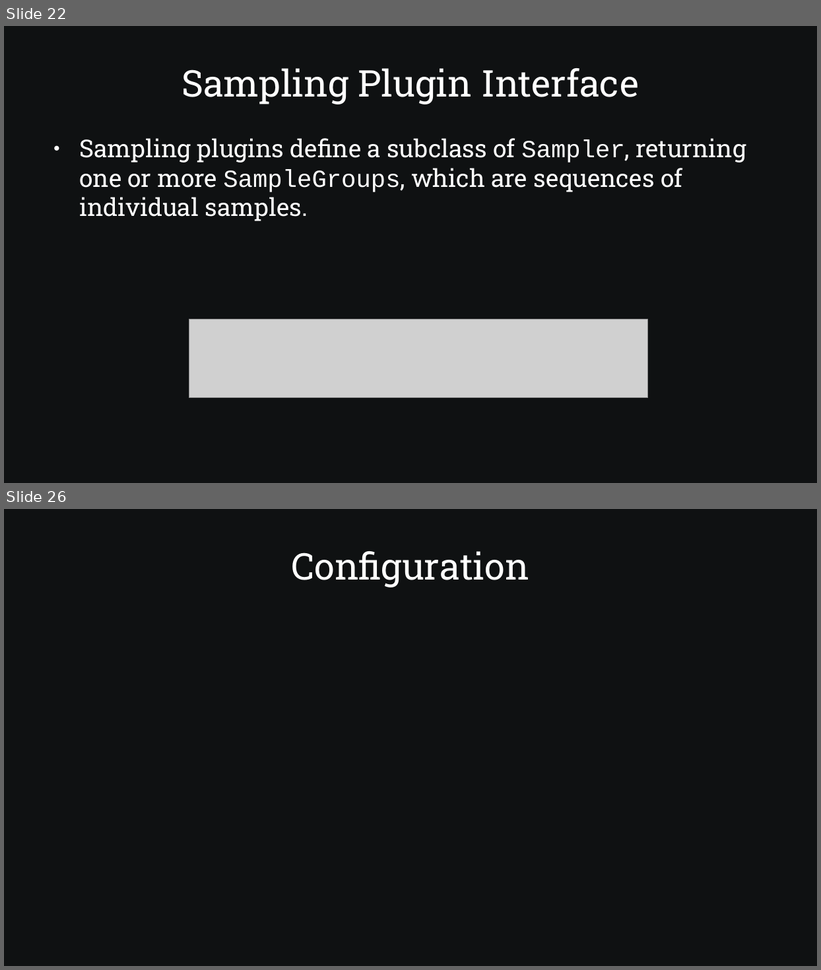
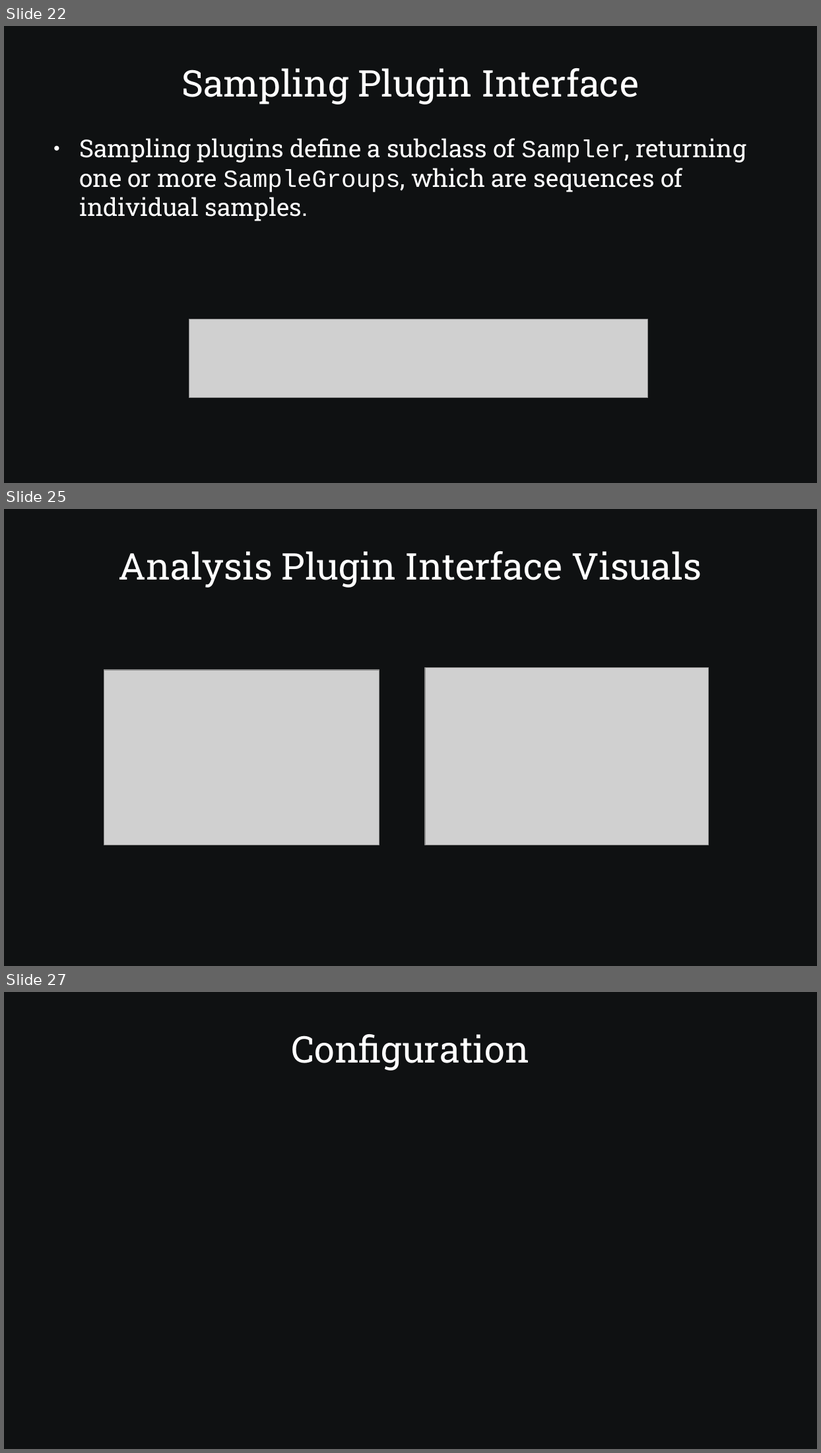
Before and after one commit to SamAllen06/lake_temp_work, a slide deck: documentation/for_collaborators/TestingSoftwareOverview.odp. Shown one above the other, each under a label of ours: slides 22 and 26 before the commit, slides 22, 25 and 27 after it; the slides between them are not shown. The pictures are 821x970 and 821x1453 pixels, drawn with LibreOffice and Linux fonts; fonts in the diff are those of the drawing; grey boxes stand for pictures. Boxes give left, top, right and bottom in pixels: in the first picture for what was removed or moved away, otherwise in the second. Text is boxed around its words. In the diff, an @@ line names an element or a change of style, - is before the commit and + after.

Commit message:
Add descriptions to sampling and analysis plugin slides

```diff
--- a/documentation/for_collaborators/TestingSoftwareOverview.odp
+++ b/documentation/for_collaborators/TestingSoftwareOverview.odp
@@ slide 25 added at (x1=4, y1=509, x2=817, y2=966), background #0F1112 @@
@@ title added at (x1=119, y1=551, x2=702, y2=588), 36 pt, text #FFFFFF @@
+Analysis Plugin Interface Visuals
@@ picture added at (x1=104, y1=670, x2=380, y2=845) @@
@@ picture added at (x1=425, y1=668, x2=710, y2=846) @@
@@ what was slide 26 is now slide 27 @@
```
Also in this commit, not shown: 4 slides changed, 4 other files.
